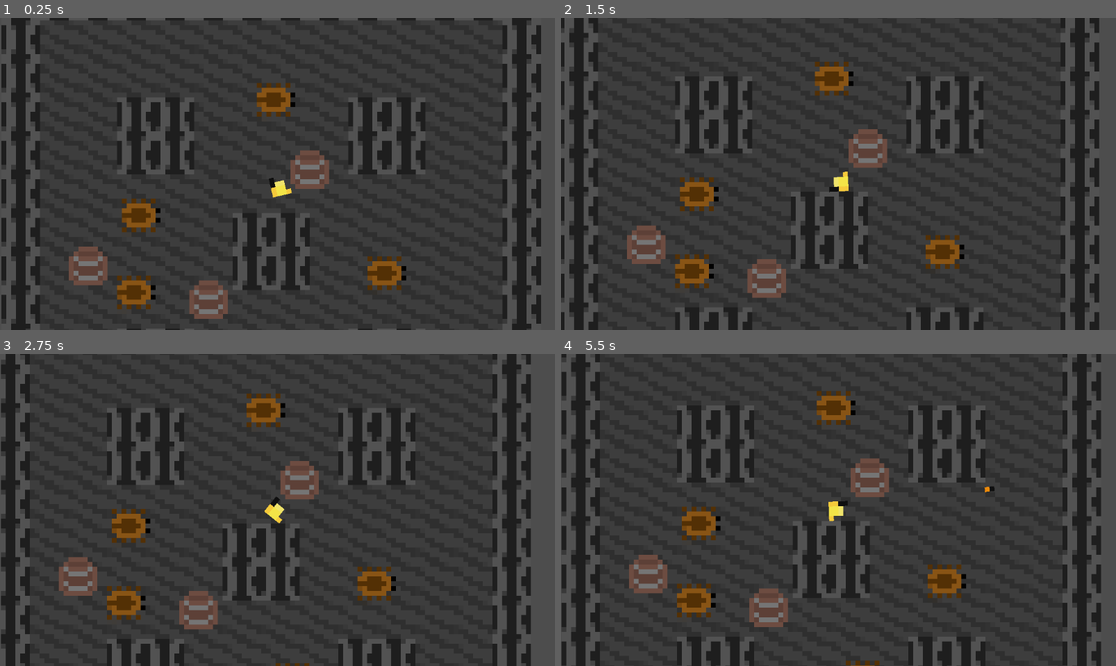
Above: before the commit, frames 1-4 (two rows, left to right).
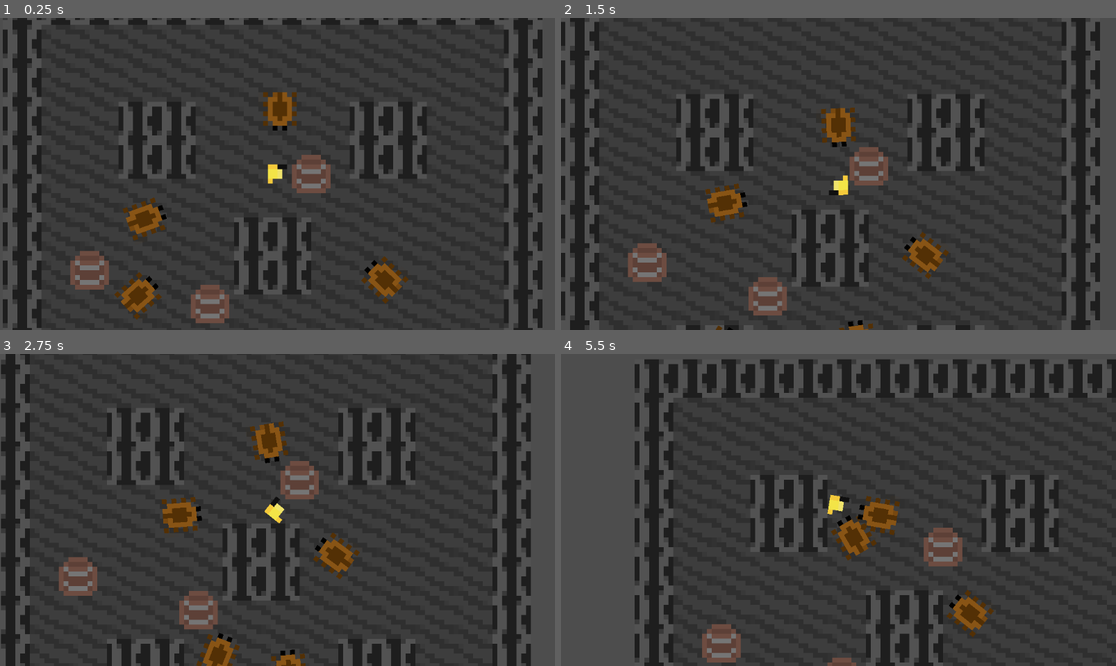
Above: after the commit, the same moments.

Repository: Jastcher/Bugdeon
Game: Godot game, scene res://scenes/game.tscn
Two runs of this game, one before a commit and one after it. Both use one fixed random seed, a clock stepped at 60 frames per second and the inputs below.
Inputs (mouse positions are in pixels of both pictures, inside the frame that each line leads up to):
- Up to frame 1 (0.25 s): no input
- Up to frame 2 (1.5 s): move the mouse to (960, 158) at 0.52 s; hold D (right) 0.53-1.28 s; click (960, 158) at 0.67 s; move the mouse to (727, 189) at 1.27 s; hold S (down) from 1.28 s (still down)
- Up to frame 3 (2.75 s): move the mouse to (333, 441) at 2.02 s; release S (down) at 2.03 s; hold D (right) from 2.03 s (still down)
- Up to frame 4 (5.5 s): move the mouse to (810, 572) at 2.77 s; release D (right) at 2.78 s; hold W (up) 2.78-3.53 s; click (810, 572) at 2.92 s; move the mouse to (1005, 556) at 3.52 s; hold A (left) 3.53-5.03 s; move the mouse to (672, 463) at 4.27 s; move the mouse to (866, 510) at 5.02 s; hold S (down) from 5.03 s (still down); click (866, 510) at 5.17 s

The runs differ from the first frame. In frame 1, 12% of the frame differs, in the area x 0-98%, y 0-100%; in frame 2, 19%; in frame 3, 4.5%; in frame 4, 36%, in the area x 0-100%, y 0-100%.
Error before the commit: Invalid access to property or key 'position' on a base object of type 'null instance'. (res://scripts/bug.gd:24)

Commit message:
fixed B)

Diff:
--- a/scenes/bug.tscn
+++ b/scenes/bug.tscn
@@ -14,15 +14,18 @@
 [node name="RigidBody2D" type="RigidBody2D" parent="."]
 script = ExtResource("1_sp1hu")
 
-[node name="CollisionShape2D" type="CollisionShape2D" parent="RigidBody2D"]
+[node name="CollisionShape2D2" type="CollisionShape2D" parent="RigidBody2D"]
 position = Vector2(0, -0.5)
 shape = SubResource("RectangleShape2D_f31lg")
 
-[node name="Sprite2D" type="Sprite2D" parent="."]
+[node name="Sprite2D" type="Sprite2D" parent="RigidBody2D"]
 texture = ExtResource("1_f31lg")
 flip_h = true
 
-[node name="Area2D" type="Area2D" parent="."]
+[node name="Area2D" type="Area2D" parent="RigidBody2D"]
+collision_mask = 2
 
-[node name="CollisionShape2D" type="CollisionShape2D" parent="Area2D"]
+[node name="CollisionShape2D" type="CollisionShape2D" parent="RigidBody2D/Area2D"]
 shape = SubResource("CircleShape2D_sp1hu")
+
+[connection signal="body_entered" from="RigidBody2D/Area2D" to="RigidBody2D" method="_on_area_2d_body_entered"]
--- a/scripts/bug.gd
+++ b/scripts/bug.gd
@@ -1,6 +1,6 @@
 extends RigidBody2D
 
-@onready var player: CharacterBody2D = %Player
+@onready var player: CharacterBody2D = get_node("/root/Node2D/Player")
 
 const SPEED = 4
 const MAXHEALTH = 5
@@ -11,9 +11,8 @@
 func _ready() -> void:
 	max_contacts_reported = 1
 	contact_monitor = true
-	for child in get_tree().get_root().get_children():
-		print(child.name)
 	health = MAXHEALTH
+	print(get_path())
 	pass # Replace with function body.
 
 # Called every frame. 'delta' is the elapsed time since the previous frame.
